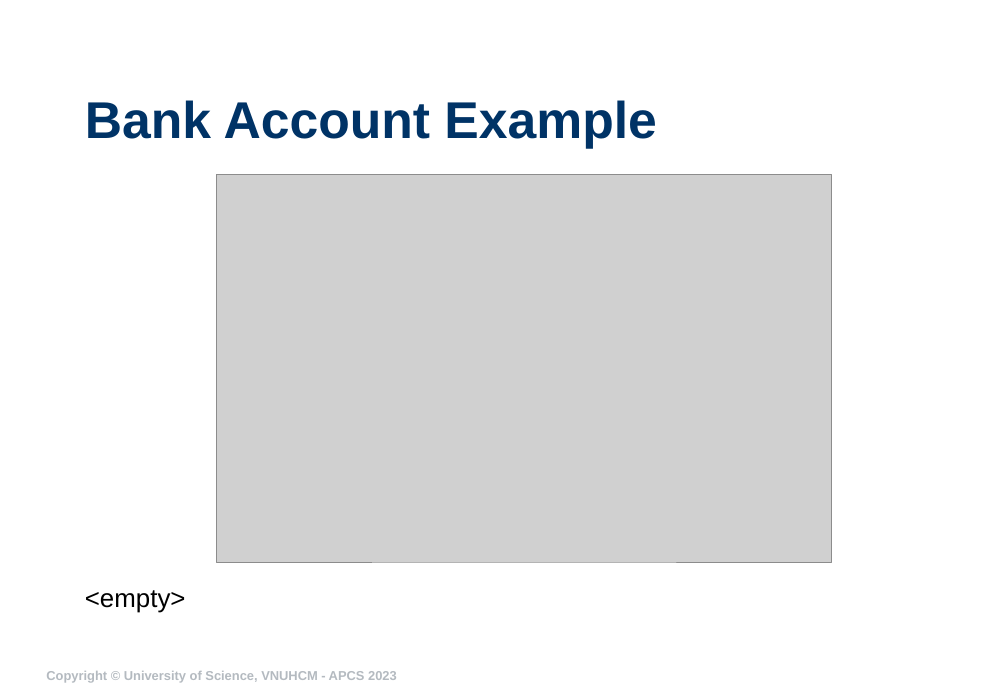
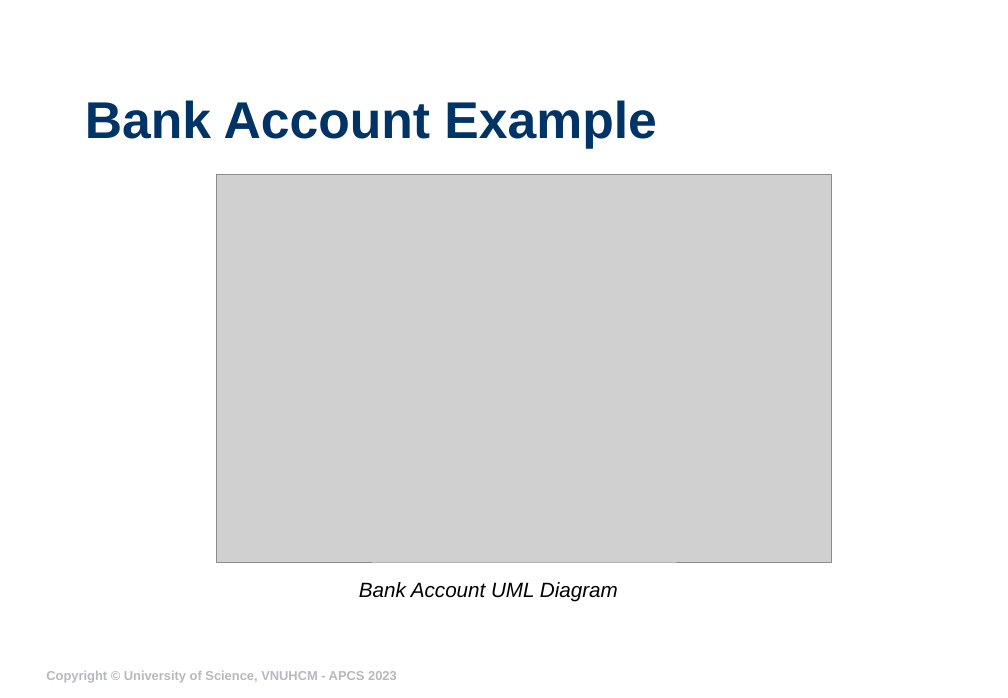
Before and after one commit to ndmhuy/DesignPatternsGroup52, a slide deck: slide 11 of Observer/presentation/ObserverG52.pptx (slide 10 before the commit). Drawn at 1008x698 pixels with LibreOffice and Linux fonts; fonts in the diff are those of the drawing; grey boxes stand for pictures; background and template pictures are left out. Boxes give left, top, right and bottom in pixels: in the first picture for what was removed or moved away, otherwise in the second. Text is boxed around its words. In the diff, an @@ line names an element or a change of style, - is before the commit and + after.

Commit message:
fix: rework UML diagrams for proper spacing, rename xlsx to 2025-2026-HK3, assemble submission folder

```diff
--- a/Observer/presentation/ObserverG52.pptx
+++ b/Observer/presentation/ObserverG52.pptx
@@ text removed at <box>85,590,186,613</box> @@
-<empty>
@@ text added at <box>359,582,618,602</box>, 16 pt, text #000000, italic @@
+Bank Account UML Diagram
```
Also in this commit, not shown: 12 other slides changed, 17 slides added, 29 other files.
